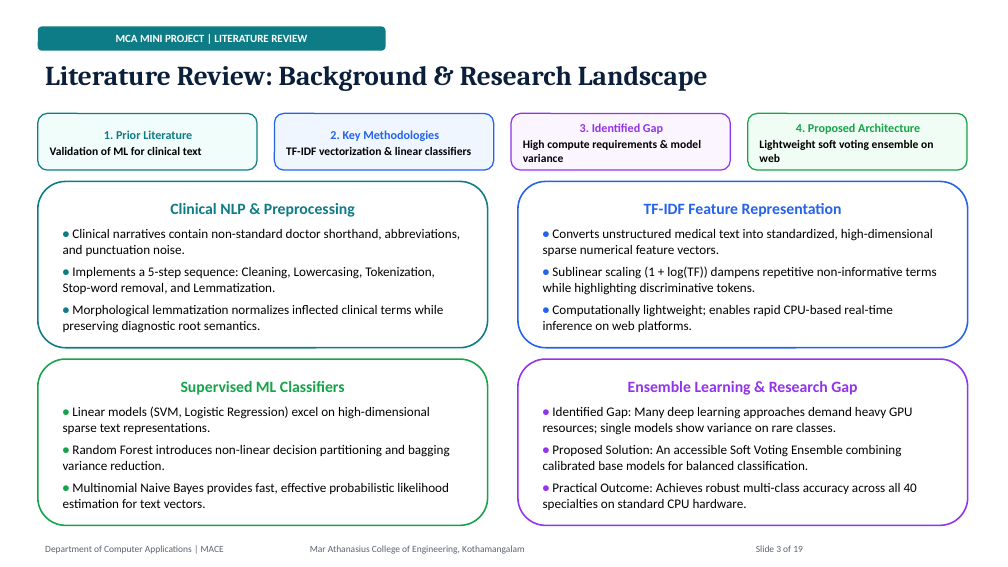
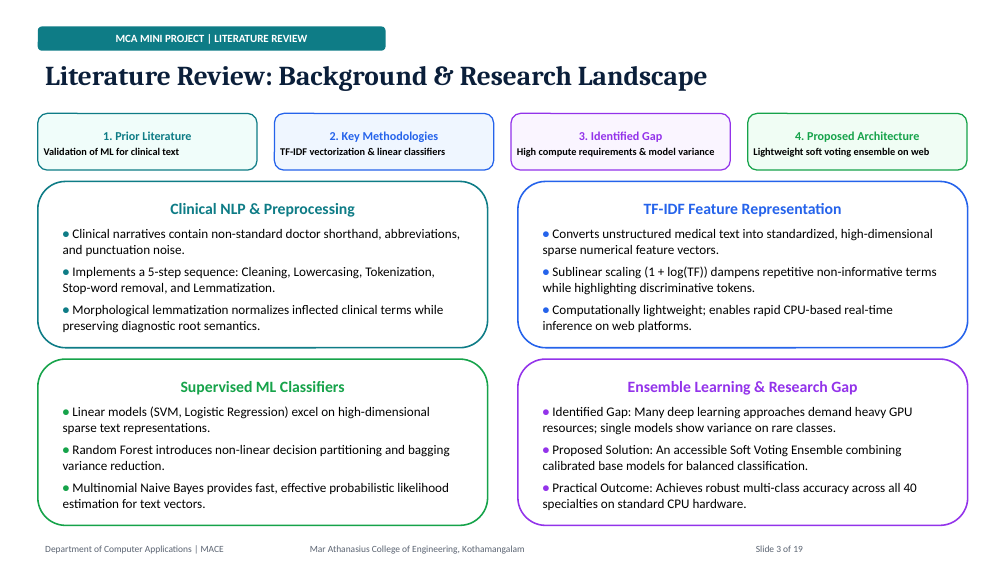
Before and after one commit to JiphinGeorge/Mini-Project-S3-MCA, a slide deck: slide 3 of Medical_Specialty_Classification_Presentation.pptx. Drawn at 1008x567 pixels with LibreOffice and Linux fonts; fonts in the diff are those of the drawing. Boxes give left, top, right and bottom in pixels: in the first picture for what was removed or moved away, otherwise in the second. Text is boxed around its words. In the diff, an @@ line names an element or a change of style, - is before the commit and + after.

Commit message:
docs: update slide preview and presentation file with latest content

```diff
--- a/Medical_Specialty_Classification_Presentation.pptx
+++ b/Medical_Specialty_Classification_Presentation.pptx
@@ text in rounded rectangle at (x1=44, y1=147, x2=179, y2=155): size 11 to 9.8 pt in "Validation of ML for clinical text" @@
@@ text in rounded rectangle at (x1=280, y1=147, x2=445, y2=155): size 11 to 9.8 pt in "TF-IDF vectorization & linear classifiers" @@
@@ text in rounded rectangle at (x1=517, y1=147, x2=714, y2=157): size 11 to 9.8 pt in "High compute requirements & model variance" @@
@@ text in rounded rectangle at (x1=753, y1=147, x2=929, y2=157): size 11 to 9.8 pt in "Lightweight soft voting ensemble on web" @@
```
Also in this commit, not shown: 2 other files.
